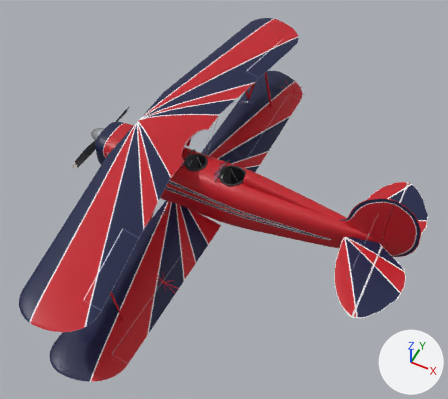
A saved change to the glTF model unity/Assets/_Project/Resources/Models/great-lakes-like/great-lakes-like-own.glb.
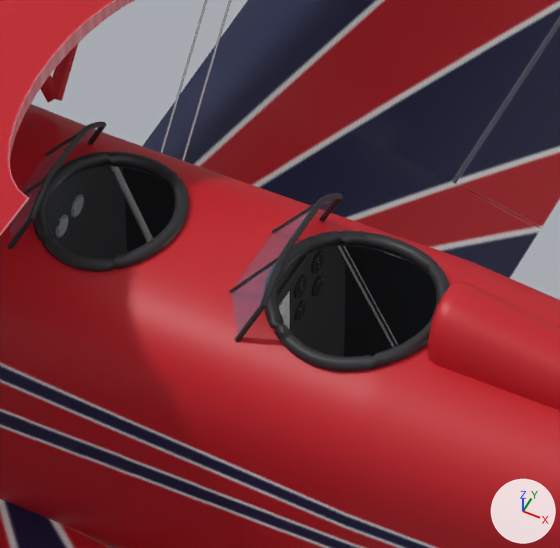
The first picture shows the older version from a camera (50 mm lens) standing at (5.06, -6.73, 7.91) and looking at (1.75, -0.1, -0.37). The close-ups show the older and then the newer version on the part from 40% to 59% of the width and 33% to 53% of the height of that picture. Only the edits that show in the close-ups are written down. The axes (+X, +Y, +Z) are drawn at lower right. The lights are the same throughout. Where no turn or scale is listed for an object, it has been applied to the vertices. Vertices at exactly the same position are counted once.

In view in the first close-up: 'Aileron_LR', 'Cockpit', 'Fuselage_Painted', 'Headrest', 'Strut_Cabane', 'Windscreen_Frame', 'Windscreen_Glass', 'Wing_Lower', 'Wing_Upper', 'Wire_Bracing' and 10 more.
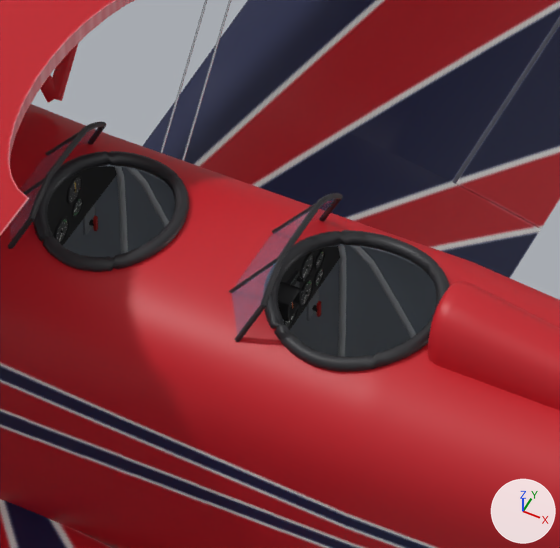
Not visible in the close-ups: 'Needle_GMax_F', 'Needle_OilP_F', 'Needle_OilT_F', 'Compass_Card_R'.

Where the newer file only moved an object's origin or applied its transform, the numbers keep the older frame.

What differs and where, as boxes (x1, y1, x2, y2) in the close-ups (560 x 548 px):
'Cockpit_Interior', added: after (47, 166, 416, 357)
'Cockpit_Liner', added (mostly hidden): after (63, 176, 339, 356)
'Cockpit', no longer drawn (mostly hidden): before (56, 166, 410, 348)
    faces in mat_cockpit_tube (light grey #c8cacd): (110, 166, 405, 348)
    faces in mat_cockpit_stick (black #2a2a2e): (57, 211, 410, 348)
    faces in mat_cockpit_gauge_face (grey #b0b6bc): (56, 197, 83, 236)
    faces in mat_cockpit_dash_top (black #272728): (278, 254, 307, 296)
    faces in mat_cockpit_gauge_bezel (grey #969aa0): (56, 194, 84, 238)
'FuelValve_F', added: after (89, 215, 98, 231)
'FuelValve_R', added: after (312, 301, 321, 317)
part 1 of me_fuselage, recoloured: (100, 164, 436, 357) in both

The change, as a list of edits to the scene's bpy script:
```text
Change me_fuselage:
    remove me_fuselage.from_pydata(...)  # 5096 vertices, 10112 faces; spans x -0.8..4.57, y -0.44..0.45, z -0.82..0.25
    add me_fuselage.from_pydata(...)  # 5096 vertices, 9974 faces; spans x -0.8..4.57, y -0.44..0.45, z -0.82..0.25
    me_fuselage part 1: 3474 faces spanning x 0.97..2.08, y -0.4..0.4, z -0.81..0.2 switch from mat_paint_cabin (dark grey #3a3c40) to mat_cockpit_side_panel (grey #96a0ac)
Change ob_cockpit:
    ob_cockpit: bpy.data.objects.new('Cockpit', me_cockpit) -> bpy.data.objects.new('Cockpit', None)
    ob_cockpit.location: (0.0, 0.0, 0.0) -> (1.3, 0.0, -0.3)
Add ob_cockpit_liner:
    ob_cockpit_liner = bpy.data.objects.new('Cockpit_Liner', me_cockpit_liner)  # 384 vertices, 622 faces; spans x -0.9..0.34, y -0.391..0.391, z -0.506..0.521; in mat_cockpit_side_panel (grey #96a0ac)
    ob_cockpit_liner.location = (1.3, 0.0, -0.3)
Add ob_cockpit_interior:
    ob_cockpit_interior = bpy.data.objects.new('Cockpit_Interior', me_cockpit_interior)  # 6360 vertices, 12120 faces; spans x -0.92..0.81, y -0.39..0.39, z -0.41..0.48; in mat_cockpit_floor_plywood (orange #c48a48), mat_cockpit_tube (light grey #c4c8cd), mat_cockpit_gauge_bezel (grey #969aa0), mat_cockpit_cushion (black #2c2a2a), mat_cockpit_harness (black #1e2024), mat_cockpit_hardware (light grey #c8cace), mat_cockpit_lap_belt (dark grey #3a3e48), mat_cockpit_panel (black #161618), mat_dial_alt (picture img_gl_dial_alt), mat_cockpit_bezel (black #1e1e20), mat_dial_asi (picture img_gl_dial_asi), mat_dial_tach (picture img_gl_dial_tach), mat_dial_oil (picture img_gl_dial_oil), mat_dial_g (picture img_gl_dial_g), mat_dial_mp (picture img_gl_dial_mp), mat_dial_cht (picture img_gl_dial_cht), mat_dial_vsi (picture img_gl_dial_vsi), mat_dial_tc (picture img_gl_dial_tc), mat_dial_hobbs (picture img_gl_dial_hobbs), mat_dial_mag (picture img_gl_dial_mag), mat_cockpit_lubber (orange #e66e1e), mat_cockpit_blank_plug (black #222224), mat_avionics_face_com (picture img_gl_avx_com), mat_avionics_face_xpdr (picture img_gl_avx_xpdr), mat_cockpit_placard_blank (light grey #e2dece), mat_cockpit_black (black #161618), mat_cockpit_lamp_red (red #c81e16), mat_cockpit_quadrant (grey #787c82)
    ob_cockpit_interior.location = (1.3, 0.0, -0.3)
Add ob_compass_card_r:
    ob_compass_card_r = bpy.data.objects.new('Compass_Card_R', me_compass_card_r)  # a 48-sided cylinder along z spanning x -0.022..0.022, y -0.022..0.022, z -0.008..0.008; in mat_compass_card (picture img_gl_compass_band)
    ob_compass_card_r.location = (1.668, -0.032, 0.128)
Add ob_needle_tach_f:
    ob_needle_tach_f = bpy.data.objects.new('Needle_Tach_F', me_needle_tach_f)  # 30 vertices, 52 faces; spans x 0.002..0.007, y -0.0155..0.0046, z -0.0268..0.0071; in mat_cockpit_needle (white #ecece6), mat_cockpit_hub (black #141416)
    ob_needle_tach_f.location = (0.968, 0.041, 0.005)
Add ob_needle_oilt_f:
    ob_needle_oilt_f = bpy.data.objects.new('Needle_OilT_F', me_needle_oilt_f)  # 10 vertices, 16 faces; spans x 0.0045..0.0057, y -0.0053..0.0208, z -0.0037..0.0016; in mat_cockpit_needle (white #ecece6)
    ob_needle_oilt_f.location = (0.968, 0.13, 0.015)
Add ob_needle_oilp_f:
    ob_needle_oilp_f = bpy.data.objects.new('Needle_OilP_F', me_needle_oilp_f)  # 30 vertices, 52 faces; spans x 0.002..0.007, y -0.0208..0.0053, z -0.0029..0.0037; in mat_cockpit_needle (white #ecece6), mat_cockpit_hub (black #141416)
    ob_needle_oilp_f.location = (0.968, 0.13, 0.015)
Add ob_needle_gmax_f:
    ob_needle_gmax_f = bpy.data.objects.new('Needle_GMax_F', me_needle_gmax_f)  # 10 vertices, 16 faces; spans x 0.0073..0.0085, y -0.0005..0.0005, z -0.0072..0.0288; in mat_cockpit_telltale (yellow #e8be28)
    ob_needle_gmax_f.location = (0.968, 0.12, 0.088)
Add ob_fuelvalve_r:
    ob_fuelvalve_r = bpy.data.objects.new('FuelValve_R', me_fuelvalve_r)  # a 10-sided cylinder along x spanning x 0.0..0.014, y -0.008..0.008, z -0.0076..0.0076, material slot 0; a box spanning x 0.012..0.02, y -0.006..0.006, z -0.022..0.026, material slot 1; in mat_cockpit_bezel (black #1e1e20), mat_cockpit_knob_red (red #b41e1a)
    ob_fuelvalve_r.location = (1.638, 0.2, -0.125)
Add ob_fuelvalve_f:
    ob_fuelvalve_f = bpy.data.objects.new('FuelValve_F', me_fuelvalve_f)  # a 10-sided cylinder along x spanning x 0.0..0.014, y -0.008..0.008, z -0.0076..0.0076, material slot 0; a box spanning x 0.012..0.02, y -0.006..0.006, z -0.022..0.026, material slot 1; in mat_cockpit_bezel (black #1e1e20), mat_cockpit_knob_red (red #b41e1a)
    ob_fuelvalve_f.location = (0.968, 0.2, -0.105)
```
